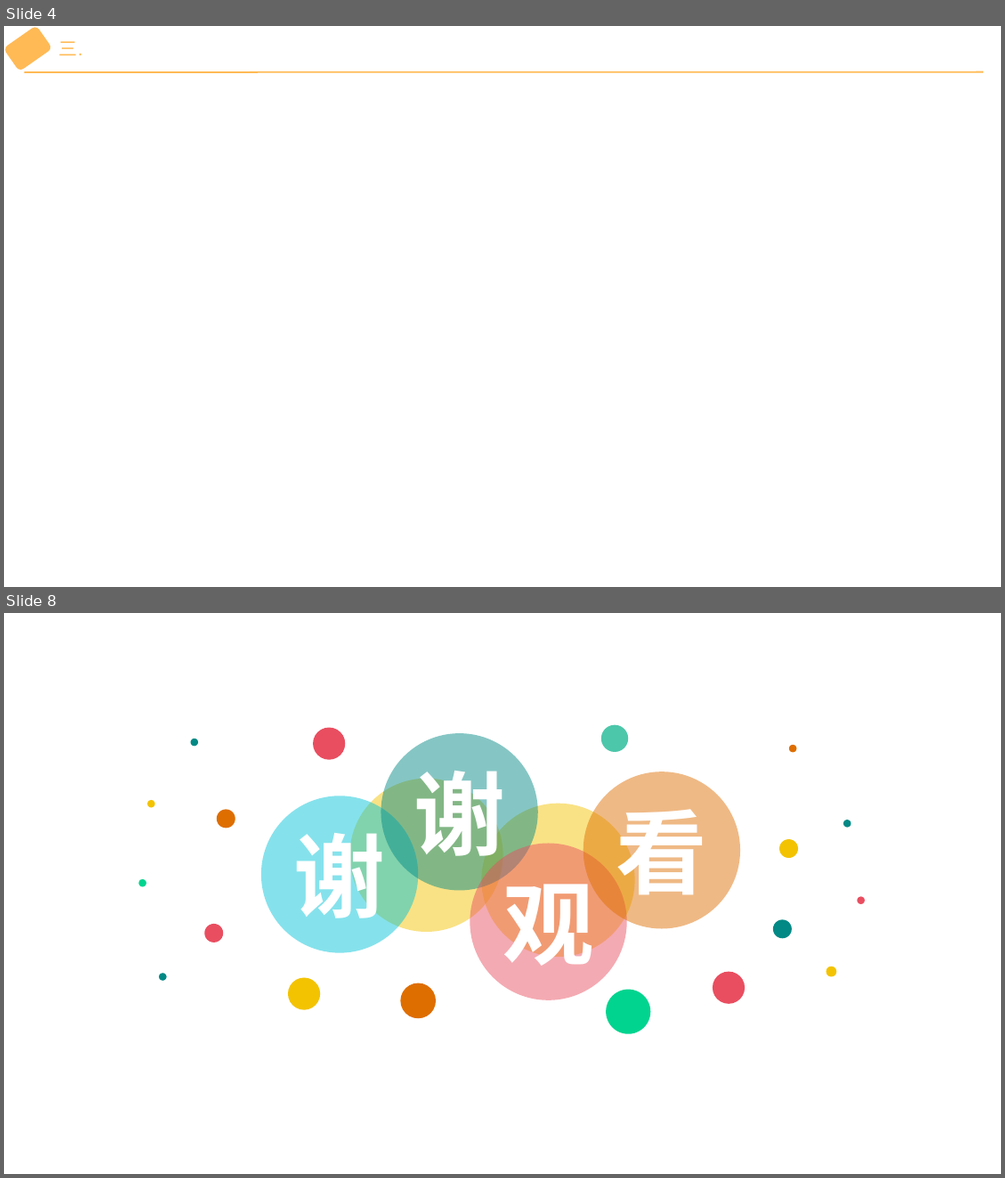
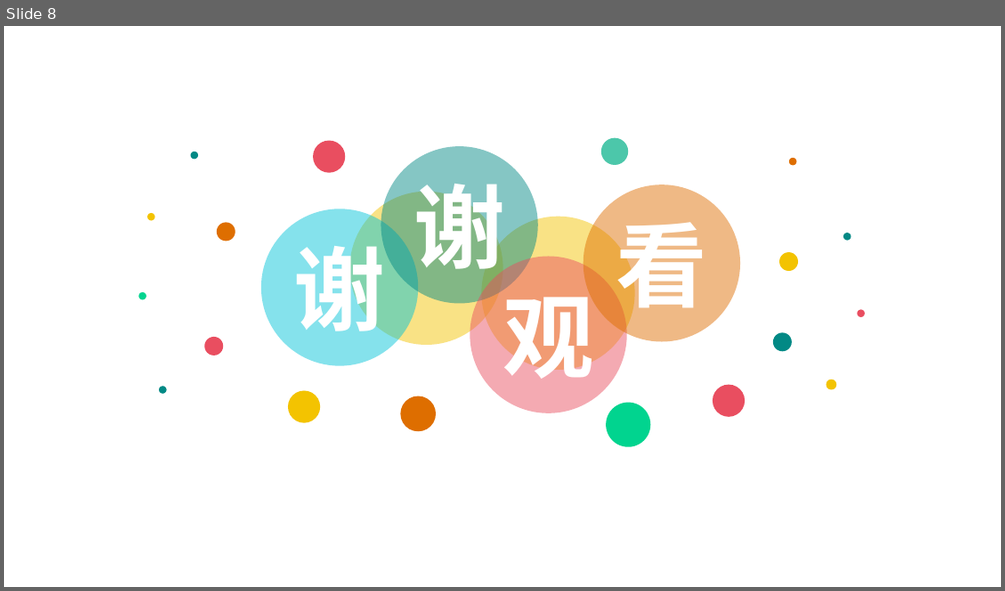
Before and after one commit to wu-yu-pei/graduation-design-file, a slide deck: 开题报告演讲PPT.pptx. Shown one above the other, each under a label of ours: slides 4 and 8 before the commit, slide 8 after it; the slides between them are not shown. The pictures are 1005x1178 and 1005x591 pixels, drawn with LibreOffice and Linux fonts; fonts in the diff are those of the drawing. Boxes give left, top, right and bottom in pixels: in the first picture for what was removed or moved away, otherwise in the second. Text is boxed around its words. In the diff, an @@ line names an element or a change of style, - is before the commit and + after.

```diff
--- a/开题报告演讲PPT.pptx
+++ b/开题报告演讲PPT.pptx
@@ slide 4 removed at (4, 26, 1001, 587), background #FFFFFF @@
@@ rounded rectangle removed at (4, 26, 52, 70) @@
@@ text removed at (59, 41, 83, 55) @@
-三.
@@ line removed from (24, 72) to (984, 71) @@
```
Also in this commit, not shown: 2 slides changed, 5 slides added, 4 other slides removed, 1 other file.
